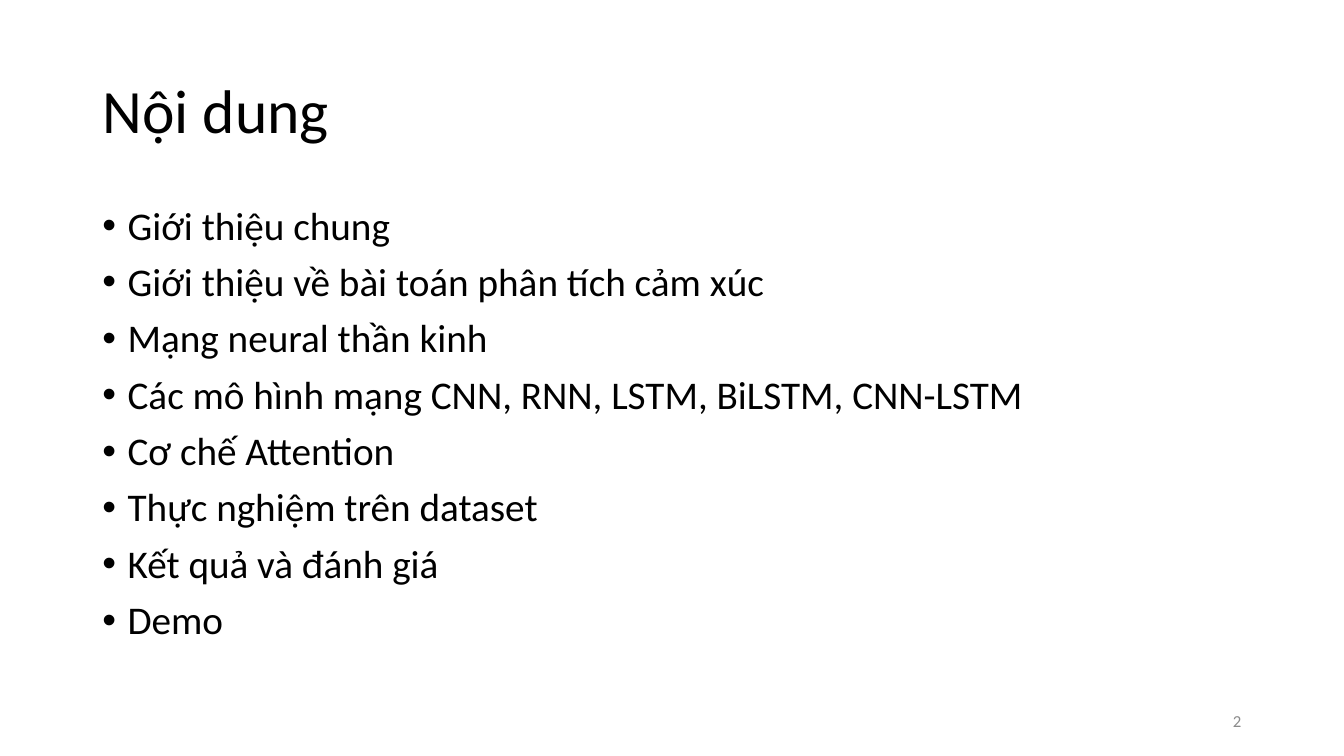
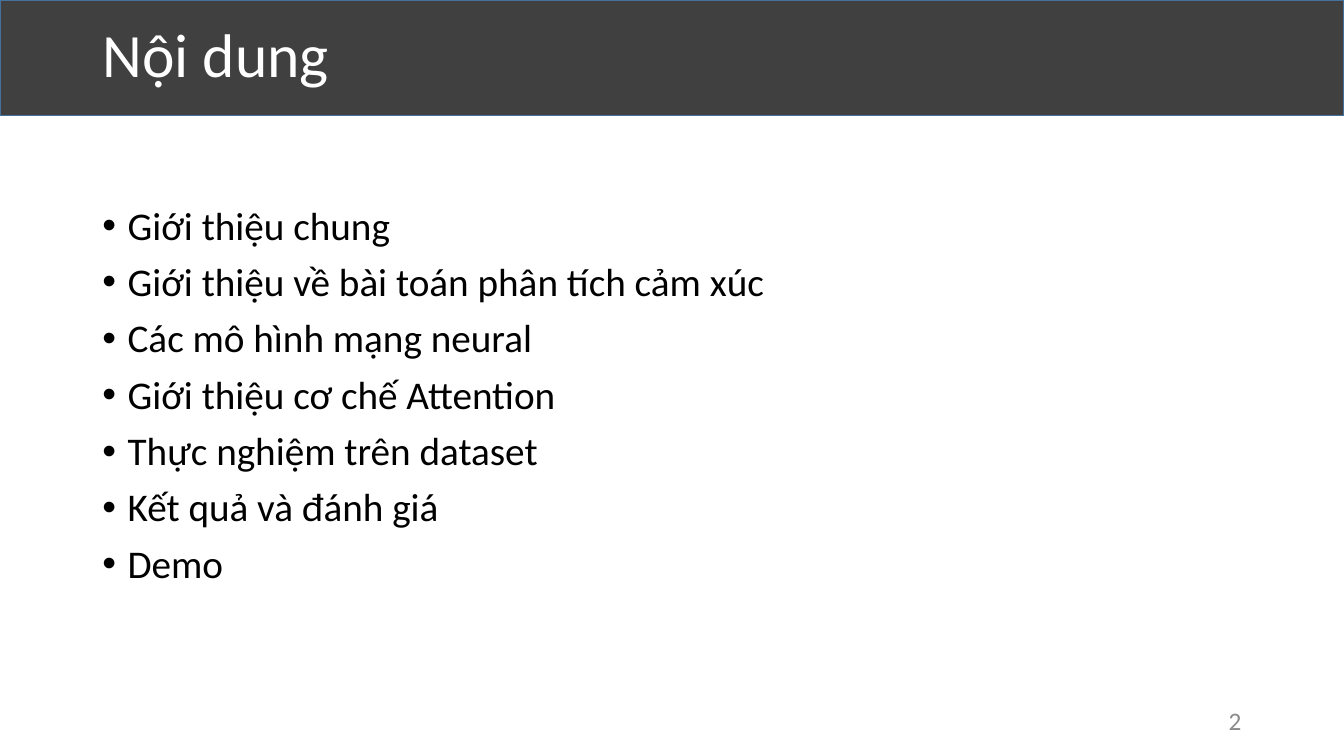
Before and after one commit to VolknerThanh/kltn_SentimentAnalysis, a slide deck: slide 2 of kltn-thuyết-trình.pptx. Drawn at 1344x756 pixels with LibreOffice and Linux fonts; fonts in the diff are those of the drawing. Boxes give left, top, right and bottom in pixels: in the first picture for what was removed or moved away, otherwise in the second. Text is boxed around its words. In the diff, an @@ line names an element or a change of style, - is before the commit and + after.

```diff
--- a/kltn-thuyết-trình.pptx
+++ b/kltn-thuyết-trình.pptx
@@ rectangle added at <box>0,0,1344,116</box>, fill #404040, outline #43739E 1 pt @@
@@ title "Nội dung": place and size @@
-title "Nội dung" at <box>102,90,329,144</box>
+title "Nội dung" at <box>102,34,329,88</box>
@@ title "Nội dung" at <box>102,34,329,88</box>: text colour #000000 to #FFFFFF @@
@@ text at <box>128,324,555,416</box>: text changed @@
-• Mạng neural thần kinh
-• Các mô hình mạng CNN, RNN, LSTM, BiLSTM, CNN-LSTM
-• Cơ chế Attention
+• Các mô hình mạng neural
+• Giới thiệu cơ chế Attention
@@ page number at <box>1229,714,1242,730</box>: size 12 to 18 pt @@
```
Also in this commit, not shown: 20 other slides changed, 10 slides added, 11 slides removed.
